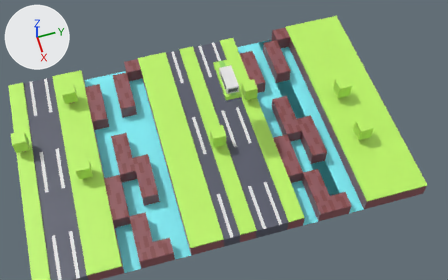
What one commit did to the Blender file Practica03/CrossyRoad.blend.
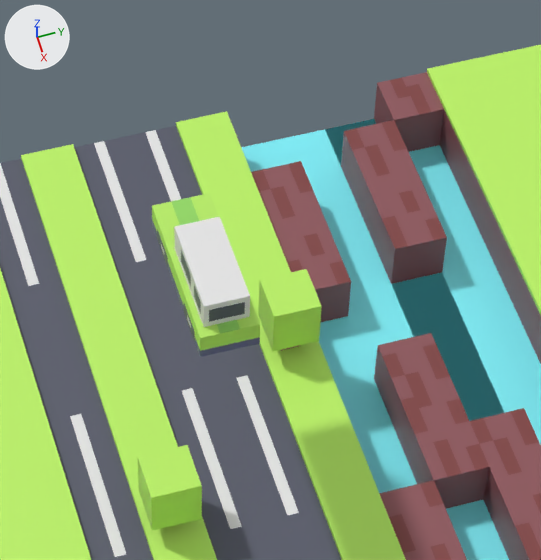
There are two pictures of each version: one from a 50 mm lens placed at (44.5, -19.4, 68.6), pointed at (3.0, -7.5, 4.2), one close up on the part from 39% to 70% of the width and 3% to 55% of the height. Arrows for +X, +Y and +Z are at upper left; the lights stay in place.
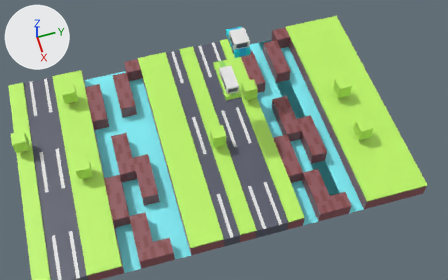
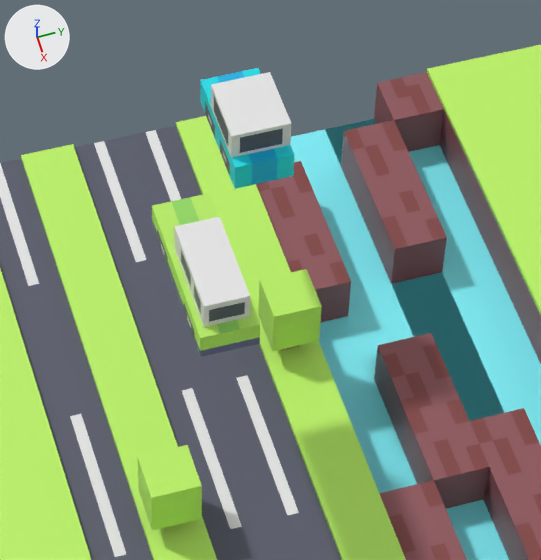
Pixel boxes (x1, y1, x2, y2) of what changed, in the close-ups (541 x 560 px):
'Cube.024', added
    after: (200, 68, 294, 189)
    faces in mat_material_002 (white #e7e7e7): (208, 72, 292, 161)
    faces in mat_material_012 (cyan #0fddeb): (200, 68, 294, 189)
    faces in mat_material_007 (dark blue #565969): (205, 97, 283, 176)
    faces in mat_material_013 (cyan #04b5e7): (217, 71, 278, 185)

What changed in the scene script:
```text
Add mat_material_013:
    mat_material_013 = principled_material('Material.013')
    mat_material_013.base_color = (0.00121, 0.462, 0.799)  # cyan #04b5e7
Add mat_material_012:
    mat_material_012 = principled_material('Material.012')
    mat_material_012.base_color = (0.00478, 0.723, 0.831)  # cyan #0fddeb
Add me_cube_010:
    me_cube_010.from_pydata(...)  # 896 vertices, 860 faces; spans x -1.0..1.0, y -1.0..1.0, z -1.0..2.98
    # faces by material slot: [301, 356, 152, 51]
    me_cube_010.materials.append(mat_material_002)  # white #e7e7e7
    me_cube_010.materials.append(mat_material_007)  # dark blue #565969
    me_cube_010.materials.append(mat_material_012)  # cyan #0fddeb
    me_cube_010.materials.append(mat_material_013)  # cyan #04b5e7
Add ob_cube_024:
    ob_cube_024 = bpy.data.objects.new('Cube.024', me_cube_010)
    ob_cube_024.location = (-6.54, -2.93, 10.67)
    ob_cube_024.delta_scale = (2.0, 1.0, 0.51)
```
